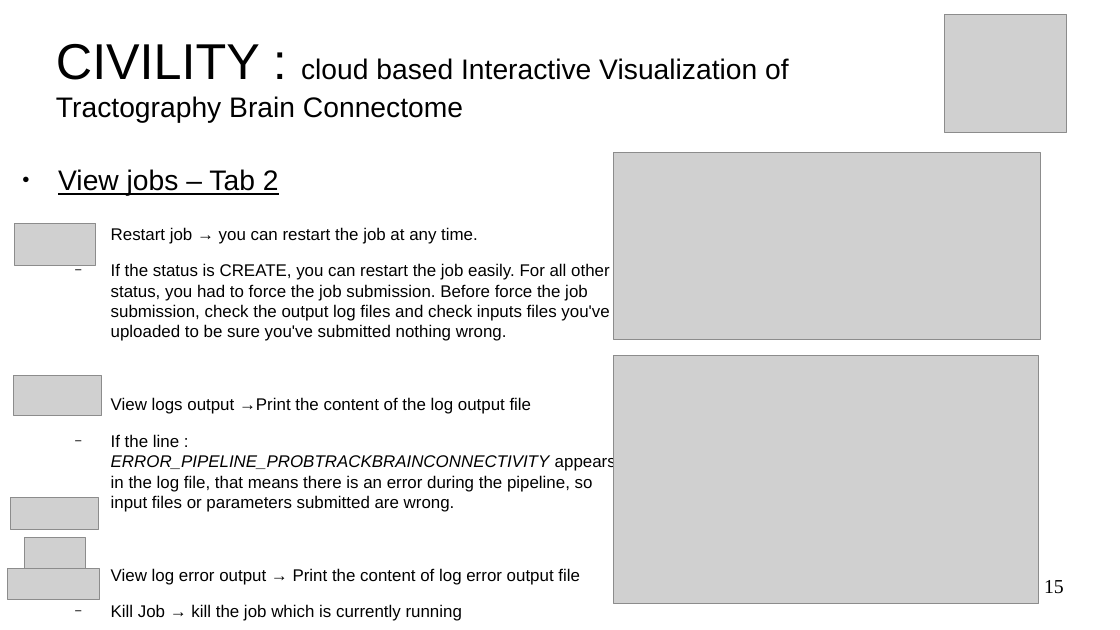
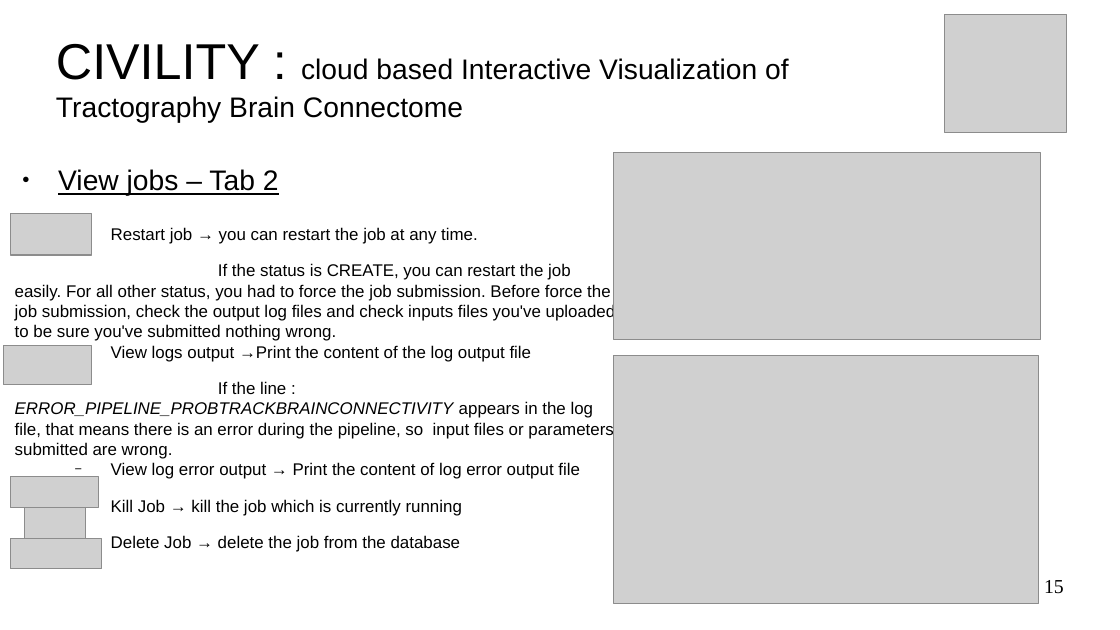
Before and after one commit to NIRALUser/CIVILITY, a slide deck: slide 15 of doc/tutorialCIVILITY.odp. Drawn at 1120x630 pixels with LibreOffice and Linux fonts; fonts in the diff are those of the drawing; grey boxes stand for pictures; background and template pictures are left out. Boxes give left, top, right and bottom in pixels: in the first picture for what was removed or moved away, otherwise in the second. Text is boxed around its words. In the diff, an @@ line names an element or a change of style, - is before the commit and + after.

```diff
--- a/doc/tutorialCIVILITY.odp
+++ b/doc/tutorialCIVILITY.odp
@@ picture: place and size @@
-picture at [14, 224, 96, 265]
+picture at [10, 213, 91, 255]
@@ text at [15, 263, 616, 459]: bullet − to none; list level 2 to 1 in "If the status is CREATE, ..."; list level 2 to 1 in "If the line : ERROR_PIPELINE_PROBTRACKBRAINCONNECTIVITY ..." @@
@@ picture: place and size @@
-picture at [13, 376, 102, 416]
+picture at [3, 346, 91, 385]
@@ picture: place and size @@
-picture at [10, 498, 99, 530]
+picture at [10, 477, 99, 508]
@@ picture: place and size @@
-picture at [24, 538, 85, 569]
+picture at [24, 508, 85, 540]
@@ picture: place and size @@
-picture at [8, 569, 100, 600]
+picture at [10, 539, 102, 569]
```
Also in this commit, not shown: 7 other slides changed, 11 other files.
